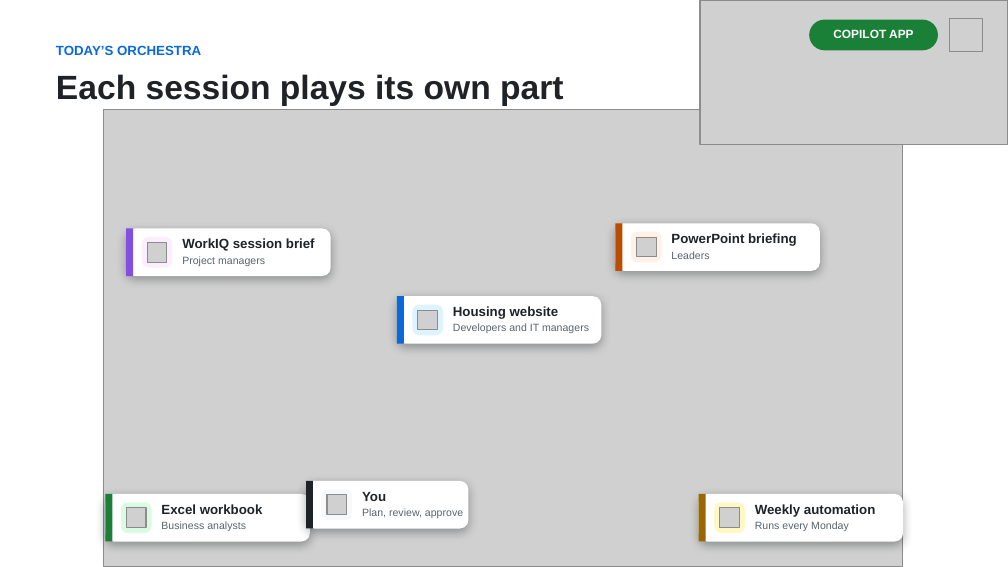
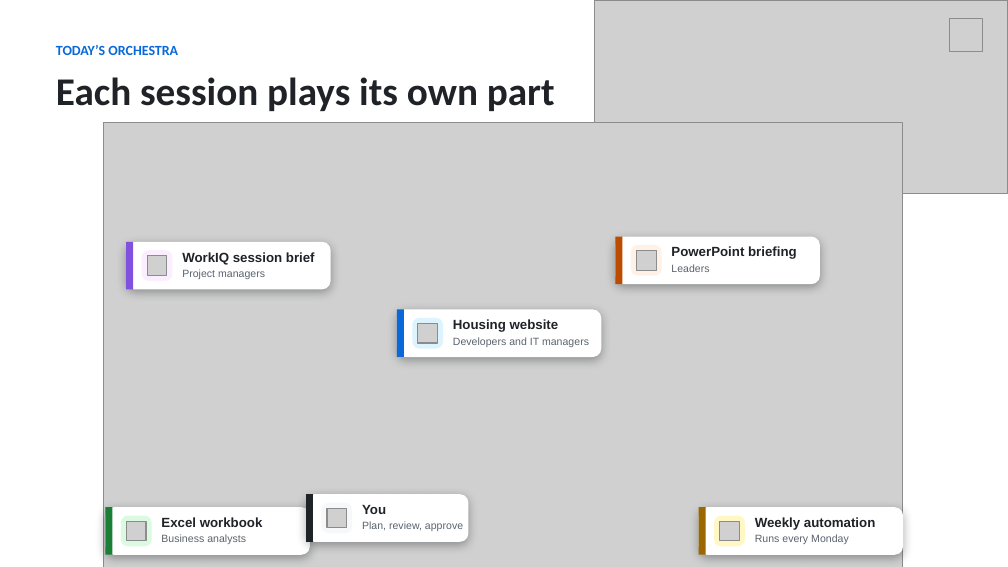
Before and after one commit to DanWahlin/housing-market-demo, a slide deck: slide 7 of talk/copilot-app-put-ai-agents-to-work.pptx (slide 8 before the commit). Drawn at 1008x567 pixels with LibreOffice and Linux fonts; fonts in the diff are those of the drawing; grey boxes stand for pictures. Boxes give left, top, right and bottom in pixels: in the first picture for what was removed or moved away, otherwise in the second. Text is boxed around its words. In the diff, an @@ line names an element or a change of style, - is before the commit and + after.

```diff
--- a/talk/copilot-app-put-ai-agents-to-work.pptx
+++ b/talk/copilot-app-put-ai-agents-to-work.pptx
@@ picture: place and size @@
-picture at box(700, 0, 1008, 144)
+picture at box(595, 0, 1008, 194)
@@ rounded rectangle removed at box(809, 19, 938, 50) @@
@@ text removed at box(833, 29, 913, 38) @@
-COPILOT APP
@@ text "TODAY’S ORCHESTRA" at box(56, 45, 178, 55): size 9.5 to 10 pt, font Arial to Calibri @@
@@ text "Each session plays its own ..." at box(56, 77, 555, 111): size 24 to 28 pt, font Arial to Calibri @@
@@ 12 texts, 12 rounded rectangles, 7 pictures, 6 rectangles: place and size @@
-12 texts, 12 rounded rectangles, 7 pictures, 6 rectangles at box(104, 109, 903, 566)
+12 texts, 12 rounded rectangles, 7 pictures, 6 rectangles at box(104, 123, 903, 567)
```
Also in this commit, not shown: 13 other slides changed, 1 slide added, 2 slides removed.
